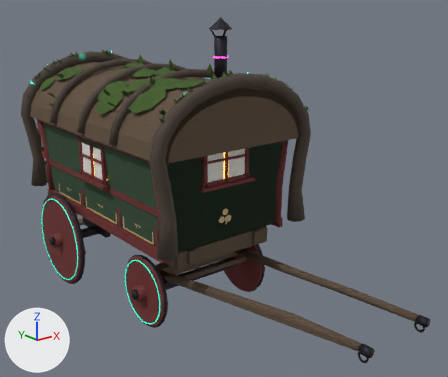
Renders of the glTF model assets/structures/vardo/vardo.glb from each side of a commit.
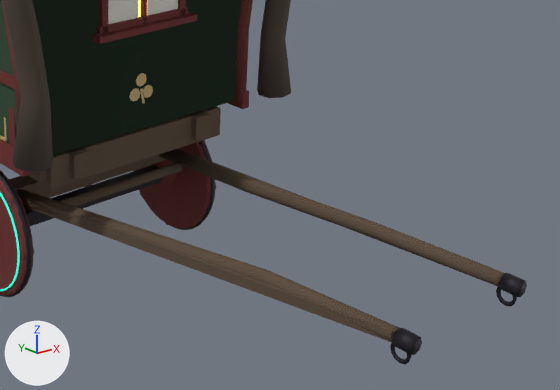
Each version appears first whole from a 50 mm lens placed at (-4.4, -7.03, 3.98), pointed at (0.29, -1.17, 1.63), and next in a close-up on the part from 33% to 100% of the width and 45% to 100% of the height. The lights are fixed; the arrows at lower left show +X, +Y and +Z. The first two pictures are the older version. Where no turn or scale is listed for an object, it has been applied to the vertices.

In view in the first close-up: 'Vardo_Body', 'Vardo_FarBody', 'Vardo_FarShaft-1', 'Vardo_FarUnder', 'Vardo_FarWheelFL', 'Vardo_FarWheelFR', 'Vardo_FrontAxle', 'Vardo_FrontBed', 'Vardo_Rib0', 'Vardo_Shaft-1', 'Vardo_Shaft1', 'Vardo_Swingletree' and 31 more.
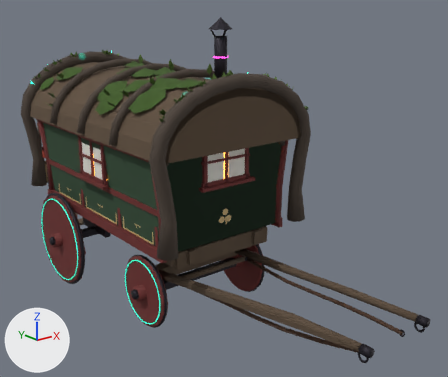
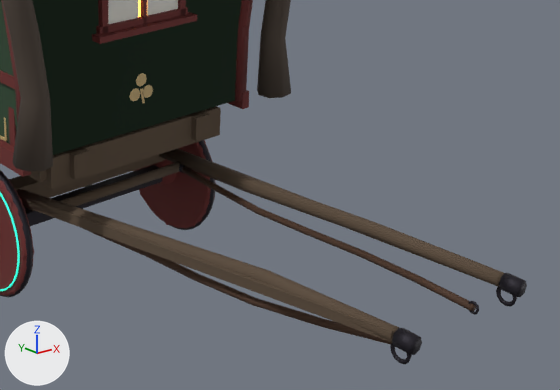
What differs and where, as boxes (x1, y1, x2, y2) in the close-ups (560 x 390 px):
'Vardo_Trace1', added: after (182, 167, 476, 311)
'Vardo_Trace-1', added: after (80, 227, 392, 344)
'Vardo_TraceHook1', added: after (467, 301, 479, 315)

Patch to the scene script:
```diff
--- a/assets/structures/vardo/vardo.glb.py
+++ b/assets/structures/vardo/vardo.glb.py
@@ mat_vardo_leather @@
+mat_vardo_leather = principled_material('Vardo_Leather')
+mat_vardo_leather.base_color = (0.0685, 0.0319, 0.016)  # brown #4a3222
+mat_vardo_leather.roughness = 0.8
@@ me_vardo_tracehook1 @@
+me_vardo_tracehook1.from_pydata(...)  # 44 vertices, 80 faces; spans x 0.2621..0.2779, y -3.9874..-3.9125, z 0.814..0.8849
+me_vardo_tracehook1.materials.append(mat_vardo_iron_001)  # dark grey #2e2b33
@@ me_vardo_trace_1 @@
+me_vardo_trace_1.from_pydata(...)  # 42 vertices, 80 faces; spans x -0.57..-0.25, y -3.96..-1.3, z 0.63..0.87
+me_vardo_trace_1.materials.append(mat_vardo_leather)  # brown #4a3222
@@ me_vardo_trace1 @@
+me_vardo_trace1.from_pydata(...)  # 42 vertices, 80 faces; spans x 0.25..0.57, y -3.96..-1.3, z 0.63..0.87
+me_vardo_trace1.materials.append(mat_vardo_leather)  # brown #4a3222
@@ ob_vardo_tracehook1 @@
+ob_vardo_tracehook1 = bpy.data.objects.new('Vardo_TraceHook1', me_vardo_tracehook1)
+ob_vardo_tracehook1.location = (0.0, 0.0, 0.0)
@@ ob_vardo_trace_1 @@
+ob_vardo_trace_1 = bpy.data.objects.new('Vardo_Trace-1', me_vardo_trace_1)
+ob_vardo_trace_1.location = (0.0, 0.0, 0.0)
@@ ob_vardo_trace1 @@
+ob_vardo_trace1 = bpy.data.objects.new('Vardo_Trace1', me_vardo_trace1)
+ob_vardo_trace1.location = (0.0, 0.0, 0.0)
```
